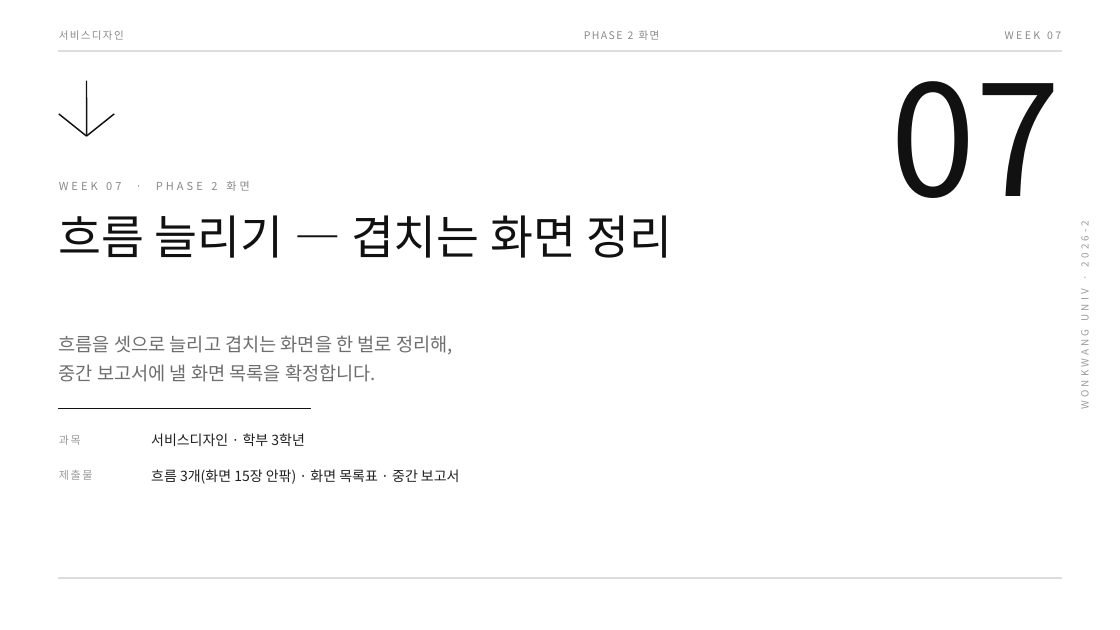
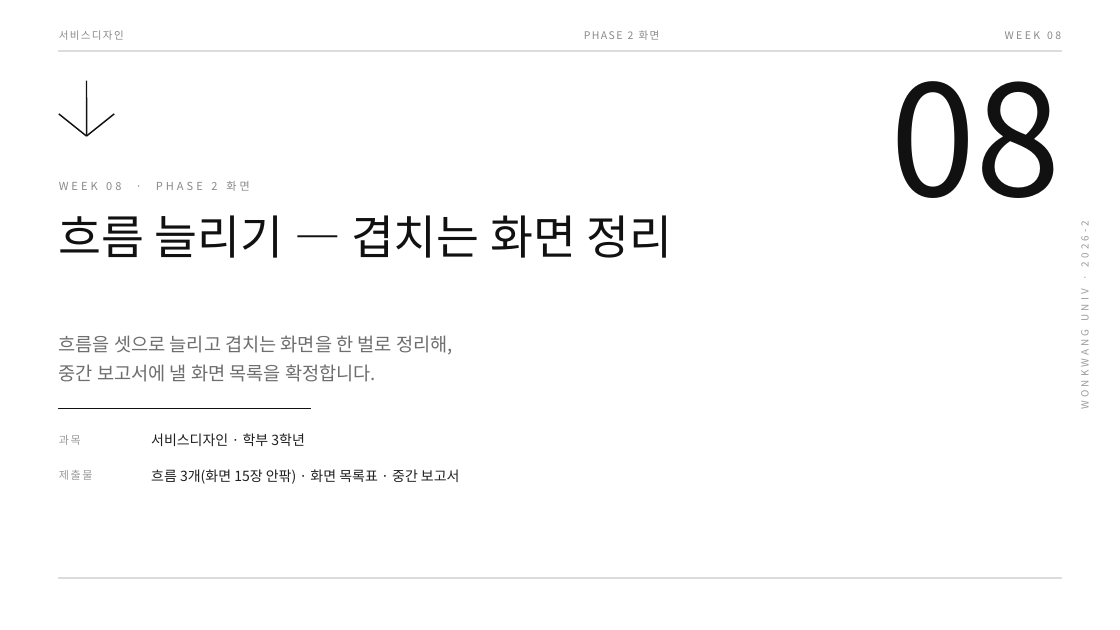
Before and after one commit to design-eng/MIN.D, a slide deck: slide 1 of dist/weeks-2학기/서비스디자인_2학기_07주차_겹치는화면과중간보고서.pptx. Drawn at 1120x630 pixels with LibreOffice and Linux fonts; fonts in the diff are those of the drawing. Boxes give left, top, right and bottom in pixels: in the first picture for what was removed or moved away, otherwise in the second. Text is boxed around its words. In the diff, an @@ line names an element or a change of style, - is before the commit and + after.

```diff
--- a/dist/weeks-2학기/서비스디자인_2학기_07주차_겹치는화면과중간보고서.pptx
+++ b/dist/weeks-2학기/서비스디자인_2학기_07주차_겹치는화면과중간보고서.pptx
@@ text at (1005,31,1061,39): text changed @@
-WEEK 07
+WEEK 08
@@ text at (890,81,1061,198): text changed @@
-07
+08
@@ text at (59,181,249,191): text changed @@
-WEEK 07 · PHASE 2 화면
+WEEK 08 · PHASE 2 화면
```
Also in this commit, not shown: 16 other slides changed, 3 other files.
